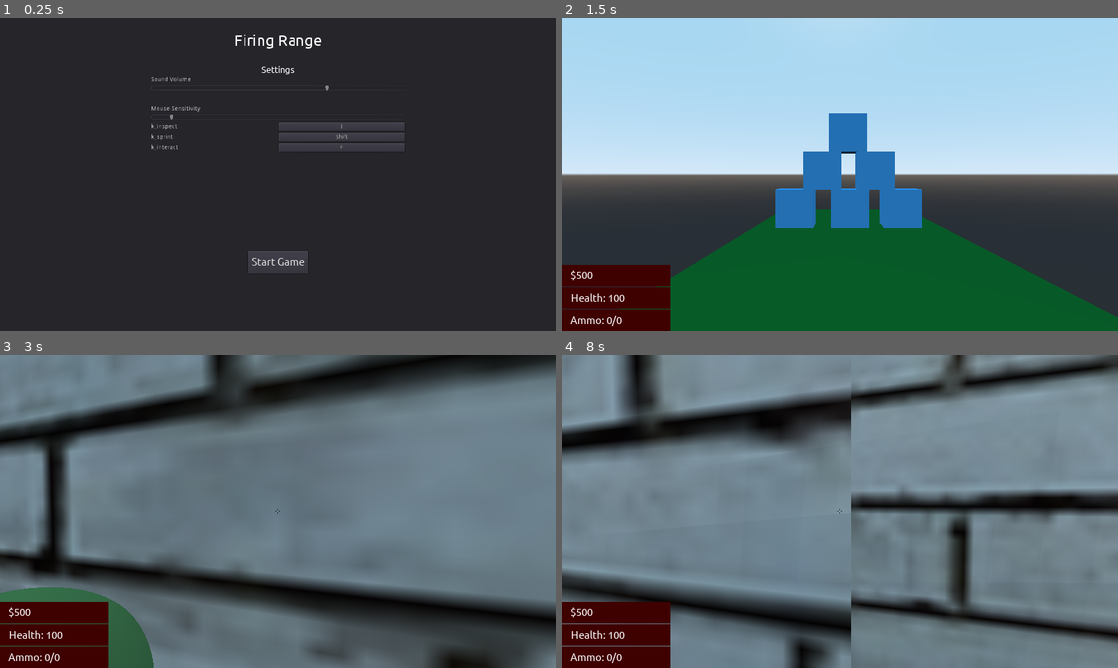
Above: before the commit, frames 1-4 (two rows, left to right).
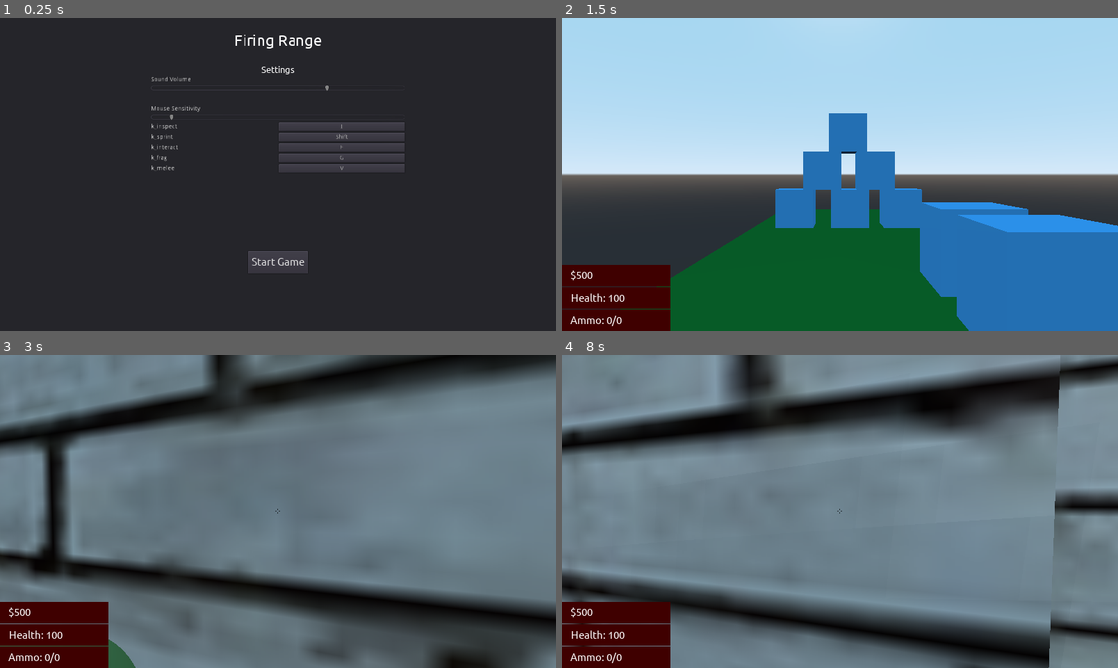
Above: after the commit, the same moments.

Repository: ssebs/firingrange
Game: Godot game, scene res://Scenes/GUI/Main.tscn
The game is run twice, just before and just after one commit, with the same random seed, the same clock (stepped at 60 frames per second) and the same inputs. Sound files missing from this copy of the repository are replaced by a short silence.
Inputs (mouse positions are in pixels of both pictures, inside the frame that each line leads up to):
- Up to frame 1 (0.25 s): no input
- Up to frame 2 (1.5 s): click "Start Game" at 0.5 s; tap Enter at 1.25 s; move the mouse to (962, 158) at 1.27 s; hold D (move_right) from 1.28 s (still down); hold Right mouse button (aim) from 1.28 s (still down)
- Up to frame 3 (3 s): tap Space (jump) at 1.52, 2.27 s; click (400, 495) at 1.55 s; move the mouse to (250, 511) at 2.02 s; release D (move_right) at 2.03 s; release Right mouse button (aim) at 2.03 s; hold W (move_forward) from 2.03 s (still down); click (250, 511) at 2.1 s; tap G (frag, bound only before the commit) at 2.3, 2.85 s; move the mouse to (289, 505) at 2.77 s; click (289, 505) at 2.92 s
- Up to frame 4 (8 s): tap I (k_inspect) at 3.05, 3.6, 7.55 s; move the mouse to (834, 517) at 3.52 s; click (834, 517) at 3.67 s; tap Space (jump) at 3.77, 4.52, 5, 5.27, 6.77, 7.52 s; tap F (k_interact) at 3.8, 4.35 s; move the mouse to (878, 514) at 4.27 s; click (878, 514) at 4.42 s; tap V (k_melee, bound only after the commit) at 4.55, 5.1 s; tap R (reload) at 4.9 s; move the mouse to (795, 508) at 5.02 s; click (795, 508) at 5.17 s; right-click (795, 508) at 5.3 s; move the mouse to (845, 511) at 5.77 s; hold Right mouse button (aim) 5.78-6.53 s; click (845, 511) at 6.05 s; tap Enter at 6.5 s; move the mouse to (817, 505) at 6.52 s; release W (move_forward) at 6.53 s; hold D (move_right) 6.53-7.28 s; click (817, 505) at 6.6 s; tap G (frag, bound only before the commit) at 6.8, 7.35 s; move the mouse to (867, 511) at 7.27 s; hold W (move_forward) from 7.28 s (still down); click (867, 511) at 7.42 s

The runs differ from the first frame. In frame 1, 0.9% of the frame differs, in the area x 27-73%, y 43-50%; in frame 2, 13%; in frame 3, 1.8%; in frame 4, 25%, in the area x 0-100%, y 0-100%.

Commit message:
Added knife

Diff:
--- a/Scenes/Enemies/GenericEnemy.gd
+++ b/Scenes/Enemies/GenericEnemy.gd
@@ -46,6 +46,11 @@
 	if health <= 0:
 		die()
 
+func bullet_hit_pass(dmg, body):
+	health -= dmg
+	if health <= 0:
+		die()
+
 func die():
 	ap.play("Die")
 	player.money += 100
--- /dev/null
+++ b/Scenes/Guns/Melee/Knife.gd
@@ -0,0 +1,61 @@
+extends RigidBody
+
+onready var ap = $AnimationPlayer
+onready var hitarea = $Area
+
+var fire_speed
+var damage
+
+var dropped = false
+var picked_up = false
+var is_blocking_aim = false
+var is_in_hand = false
+var ammo_label: Label
+
+# Functions
+func _init(_dmg=151, _fs=1).():
+	fire_speed = _fs
+	damage = _dmg
+
+func _ready():
+	ammo_label = get_tree().get_nodes_in_group("Ammo")[0]
+
+
+func _process(delta):
+	if dropped:
+		# Drop it forward
+		self.apply_impulse(self.transform.basis.z, -transform.basis.z * 5)
+		dropped = false
+	if picked_up:
+		ammo_label.text = "Ammo: N/A"
+# _process
+
+func melee():
+	if ap.is_playing():
+		return
+	var bodies = hitarea.get_overlapping_bodies()
+	if bodies:
+		for b in bodies:
+			if b.has_method("bullet_hit"):
+				b.bullet_hit(damage, self.global_transform)
+	# For the player
+	ap.play("Melee", -1, fire_speed)
+
+# melee
+
+func inspect_wpn():
+	ap.play("ARInspect")
+
+func equip_wpn():
+	print("Replace this with an equip animation")
+
+func reload():
+	pass
+# reload
+
+func destroy():
+	pass
+
+# To inherit later
+func init_vars():
+	pass
--- /dev/null
+++ b/Scenes/Guns/Melee/Knife.tscn
@@ -0,0 +1,79 @@
+[gd_scene load_steps=6 format=2]
+
+[ext_resource path="res://Scenes/Guns/Melee/Knife.gd" type="Script" id=1]
+[ext_resource path="res://Assets/Models/10318_Steak_Knife_v1_Iterations-2.obj" type="ArrayMesh" id=2]
+
+[sub_resource type="BoxShape" id=1]
+extents = Vector3( 0.0075108, 0.044759, 0.407136 )
+
+[sub_resource type="Animation" id=2]
+resource_name = "Melee"
+length = 0.5
+tracks/0/type = "value"
+tracks/0/path = NodePath("Spatial:translation")
+tracks/0/interp = 1
+tracks/0/loop_wrap = true
+tracks/0/imported = false
+tracks/0/enabled = true
+tracks/0/keys = {
+"times": PoolRealArray( 0, 0.1, 0.249016, 0.4, 0.5 ),
+"transitions": PoolRealArray( 1, 1, 1, 1, 1 ),
+"update": 0,
+"values": [ Vector3( 0, 0, 0 ), Vector3( 0.0246756, 0, -0.374801 ), Vector3( -0.997407, -0.104841, -0.30139 ), Vector3( 0.0246756, 0, -0.374801 ), Vector3( 0, 0, 0 ) ]
+}
+tracks/1/type = "value"
+tracks/1/path = NodePath("Spatial:rotation_degrees")
+tracks/1/interp = 1
+tracks/1/loop_wrap = true
+tracks/1/imported = false
+tracks/1/enabled = true
+tracks/1/keys = {
+"times": PoolRealArray( 0, 0.1, 0.249016, 0.4, 0.5 ),
+"transitions": PoolRealArray( 1, 1, 1, 1, 1 ),
+"update": 0,
+"values": [ Vector3( 0, 0, 0 ), Vector3( 0, -22.996, -86.406 ), Vector3( 0, 46.664, -86.406 ), Vector3( 0, -22.996, -86.406 ), Vector3( 0, 0, 0 ) ]
+}
+tracks/2/type = "value"
+tracks/2/path = NodePath("Spatial:visible")
+tracks/2/interp = 1
+tracks/2/loop_wrap = true
+tracks/2/imported = false
+tracks/2/enabled = true
+tracks/2/keys = {
+"times": PoolRealArray( 0, 0.0134676, 0.5 ),
+"transitions": PoolRealArray( 1, 1, 1 ),
+"update": 1,
+"values": [ false, true, false ]
+}
+
+[sub_resource type="CapsuleShape" id=3]
+radius = 0.18681
+height = 2.63589
+
+[node name="Knife" type="RigidBody"]
+script = ExtResource( 1 )
+
+[node name="CollisionShape" type="CollisionShape" parent="."]
+shape = SubResource( 1 )
+
+[node name="Spatial" type="Spatial" parent="."]
+transform = Transform( 1, 0, 0, 0, 1, 0, 0, 0, 1, 0, 0, 0 )
+visible = false
+
+[node name="MeshInstance" type="MeshInstance" parent="Spatial"]
+transform = Transform( -8.14603e-09, 0, -0.05, 0, 0.05, 0, 0.05, 0, -8.14603e-09, 0.00793387, -0.01366, 0 )
+mesh = ExtResource( 2 )
+material/0 = null
+__meta__ = {
+"_editor_description_": "e"
+}
+
+[node name="AnimationPlayer" type="AnimationPlayer" parent="."]
+anims/Melee = SubResource( 2 )
+
+[node name="Area" type="Area" parent="."]
+transform = Transform( 1, 0, 0, 0, 1, 0, 0, 0, 1, 0, 0, 0.40734 )
+
+[node name="CollisionShape" type="CollisionShape" parent="Area"]
+transform = Transform( 1, 0, 0, 0, 1, 0, 0, 0, 1, 0, 0, -1.53801 )
+shape = SubResource( 3 )
--- a/Scenes/Guns/Pistols/BasicPistol.tscn
+++ b/Scenes/Guns/Pistols/BasicPistol.tscn
@@ -165,7 +165,7 @@
 script = ExtResource( 1 )
 
 [node name="FirePoint" type="Spatial" parent="."]
-transform = Transform( 1, 0, 0, 0, 1, 0, 0, 0, 1, 0, 0.00269036, -0.274082 )
+transform = Transform( 1, 0, 0, 0, 1, 0, 0, 0, 1, 0, 0.00269036, -0.304888 )
 
 [node name="AnimationPlayer" type="AnimationPlayer" parent="."]
 root_node = NodePath("../GunBody")
--- a/Scenes/Maps/Default/Map.tscn
+++ b/Scenes/Maps/Default/Map.tscn
@@ -69,6 +69,12 @@
 
 [node name="Box" parent="BoxesGroup" instance=ExtResource( 1 )]
 transform = Transform( 1, 0, 0, 0, 1, 0, 0, 0, 1, 2.87572, 1.2, -18.3652 )
+
+[node name="Box7" parent="BoxesGroup" instance=ExtResource( 1 )]
+transform = Transform( 1, 0, 0, 0, 1, 0, 0, 0, 1, 2.87572, 1.2, -8.4798 )
+
+[node name="Box8" parent="BoxesGroup" instance=ExtResource( 1 )]
+transform = Transform( 1, 0, 0, 0, 1, 0, 0, 0, 1, 2.87572, 1.2, -5.44076 )
 
 [node name="Box2" parent="BoxesGroup" instance=ExtResource( 1 )]
 transform = Transform( 1, 0, 0, 0, 1, 0, 0, 0, 1, 0.0900607, 1.2, -18.3652 )
--- a/Scenes/Player/Bullet.gd
+++ b/Scenes/Player/Bullet.gd
@@ -34,10 +34,16 @@
 func _on_hit(body):
 #	print("Bullet hit %s", body.filename)
 	if not hit_something:
+		if body.has_method("bullet_hit_pass"):
+			body.bullet_hit_pass(DAMAGE, self.global_transform)
+			hit_something = true
+			return
 		if body.has_method("bullet_hit"):
 			body.bullet_hit(DAMAGE, self.global_transform)
-	hit_something = true
-	self.queue_free()
+			hit_something = true
+#			self.queue_free()
+			return
+
 
 func _on_timeout():
 	self.queue_free()
--- a/Scenes/Player/Bullet.tscn
+++ b/Scenes/Player/Bullet.tscn
@@ -17,7 +17,7 @@
 "Bullets",
 ]]
 collision_layer = 2147483650
-collision_mask = 2
+collision_mask = 0
 contacts_reported = 1
 contact_monitor = true
 script = ExtResource( 1 )
--- a/Scenes/Player/ExplosionParticle.tres
+++ /dev/null
@@ -1,7 +0,0 @@
-[gd_resource type="SphereMesh" format=2]
-
-[resource]
-radius = 0.05
-height = 0.1
-radial_segments = 4
-rings = 2
--- a/Scenes/Player/Player.gd
+++ b/Scenes/Player/Player.gd
@@ -32,6 +32,7 @@
 onready var health_labl = $Head/Camera/GUI/HealthContainer/Health
 onready var money_labl = $Head/Camera/GUI/MoneyContainer/Money
 onready var settings_pop = $Head/Camera/GUI/Settings
+onready var knife = $Head/Melee/Knife
 
 var grenade = preload("res://Scenes/Player/Grenade.tscn")
 
@@ -185,7 +186,7 @@
 		# end reach colliding
 	# end interact input
 
-	if Input.is_action_just_pressed("frag"):
+	if Input.is_action_just_pressed("k_frag"):
 		if frags >= 1:
 			# spawn / throw frag
 			var nade = grenade.instance()
@@ -194,6 +195,9 @@
 			nade.apply_impulse(Vector3.ZERO, nade.global_transform.basis.z * 40)
 
 			frags -= 1
+
+	if Input.is_action_just_pressed("k_melee"):
+		knife.melee()
 
 # handle_guns
 
--- a/Scenes/Player/Player.tscn
+++ b/Scenes/Player/Player.tscn
@@ -1,10 +1,11 @@
-[gd_scene load_steps=10 format=2]
+[gd_scene load_steps=11 format=2]
 
 [ext_resource path="res://Scenes/Player/Player.gd" type="Script" id=1]
 [ext_resource path="res://Assets/Ubuntu-Regular.ttf" type="DynamicFontData" id=2]
 [ext_resource path="res://Assets/crosshair.png" type="Texture" id=3]
 [ext_resource path="res://Scenes/Player/HandADS.gd" type="Script" id=4]
 [ext_resource path="res://Scenes/GUI/SettingsView.tscn" type="PackedScene" id=5]
+[ext_resource path="res://Scenes/Guns/Melee/Knife.tscn" type="PackedScene" id=6]
 
 [sub_resource type="CapsuleShape" id=1]
 radius = 0.5
@@ -219,5 +220,10 @@
 ads_pos = Vector3( 0, 0.623, -0.569 )
 cam_path = NodePath("../Camera")
 crosshair_path = NodePath("../Camera/GUI/Crosshair")
+
+[node name="Melee" type="Spatial" parent="Head"]
+transform = Transform( 1, 0, 0, 0, 1, 0, 0, 0, 1, 0.418, 0.406, -0.686 )
+
+[node name="Knife" parent="Head/Melee" instance=ExtResource( 6 )]
 [connection signal="pressed" from="Head/Camera/GUI/Settings/Close" to="." method="_on_Close_pressed"]
 [connection signal="pressed" from="Head/Camera/GUI/Settings/Quit" to="." method="_on_Quit_pressed"]
--- a/Scenes/WorldObjects/Box.gd
+++ b/Scenes/WorldObjects/Box.gd
@@ -6,3 +6,8 @@
 	health -= dmg
 	if health <= 0:
 		self.queue_free()
+
+func bullet_hit_pass(dmg, body):
+	health -= dmg
+	if health <= 0:
+		self.queue_free()
--- a/Settings.gd
+++ b/Settings.gd
@@ -11,7 +11,9 @@
 		"mouse_sensitivity": 0.07,
 		"k_inspect": 73,
 		"k_sprint": 16777237,
-		"k_interact": 70
+		"k_interact": 70,
+		"k_frag": 71,
+		"k_melee": 86
 	}
 }
 
@@ -24,6 +26,7 @@
 func set_setting(category,key, val):
 	_settings[category][key] = val
 	save_settings()
+	set_keybinds()
 
 
 func get_setting(category,key):
@@ -32,8 +35,9 @@
 
 func set_settings(settings):
 	_settings = settings.duplicate()
-	print(_settings)
+#	print(_settings)
 	save_settings()
+	set_keybinds()
 
 func save_settings():
 	for s in _settings.keys():
--- a/project.godot
+++ b/project.godot
@@ -1172,9 +1172,14 @@
 "events": [ Object(InputEventKey,"resource_local_to_scene":false,"resource_name":"","device":0,"alt":false,"shift":false,"control":false,"meta":false,"command":false,"pressed":false,"scancode":73,"unicode":0,"echo":false,"script":null)
  ]
 }
-frag={
+k_frag={
 "deadzone": 0.5,
 "events": [ Object(InputEventKey,"resource_local_to_scene":false,"resource_name":"","device":0,"alt":false,"shift":false,"control":false,"meta":false,"command":false,"pressed":false,"scancode":71,"unicode":0,"echo":false,"script":null)
+ ]
+}
+k_melee={
+"deadzone": 0.5,
+"events": [ Object(InputEventKey,"resource_local_to_scene":false,"resource_name":"","device":0,"alt":false,"shift":false,"control":false,"meta":false,"command":false,"pressed":false,"scancode":86,"unicode":0,"echo":false,"script":null)
  ]
 }
 
Not shown, added: Assets/Models/10318_Steak_Knife_v1_Iterations-2.obj
Not shown, added: Assets/Models/10318_Steak_Knife_v1_Iterations-2.obj.import
Not shown, changed: _bin/FiringRange.exe
Not shown, changed: _bin/index.pck
